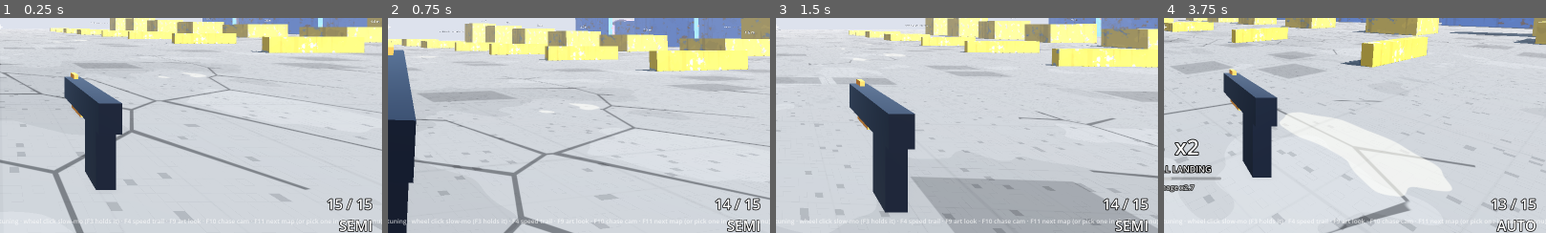
Above: before the commit, frames 1-4 (left to right).
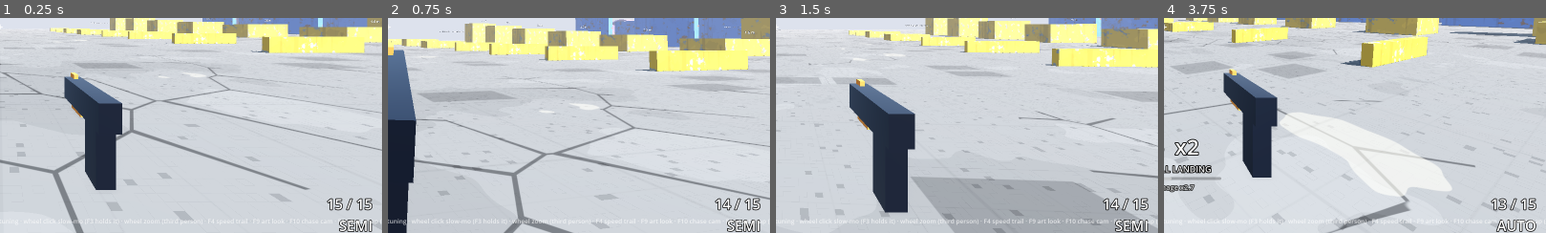
Above: after the commit, the same moments.

Repository: daxtinenichols/trickshot
Game: Godot game, scene res://levels/sandbox.tscn
The game is run twice, just before and just after one commit, with the same random seed, the same clock (stepped at 60 frames per second) and the same inputs.
Inputs (mouse positions are % of the whole screen's width and height, from its top left):
- Up to frame 1 (0.25 s): no input
- Up to frame 2 (0.75 s): tap Enter at 0.5 s; move the mouse to (55, 50) at 0.52 s; hold W (move_forward) from 0.53 s (still down); hold Right mouse button (aim) from 0.53 s (still down); click (55, 50) at 0.67 s
- Up to frame 3 (1.5 s): keep holding W (move_forward); tap Space (jump) at 0.77 s; move the mouse to (45, 50) at 1.27 s; release Right mouse button (aim) at 1.28 s; tap Shift (boost) at 1.35 s
- Up to frame 4 (3.75 s): keep holding W (move_forward); tap Space (jump) at 1.52, 3.02 s; move the mouse to (52, 48) at 2.02 s; hold Ctrl (crouch) 2.03-2.78 s; move the mouse to (49, 52) at 2.77 s; click (49, 52) at 2.85 s; move the mouse to (57, 51) at 3.52 s; tap B (fire_mode) at 3.6 s
The pictures show only the part of the screen within x 50-100%, y 48-98%; the shares and areas given below are measured in that part.

The runs differ from the first frame. In frame 1, 0.1% of the frame differs, in the area x 34-100%, y 93-96%; in frame 2, 0.1%; in frame 3, 0.4%, in the area x 33-100%, y 93-96%; in frame 4, 0.2%.

Commit message:
Mention wheel zoom in the help line
Co-Authored-By: Claude Opus 5.5 (1M context) <noreply@anthropic.com>
Claude-Session: https://claude.ai/code/session_011hg9Kk5Vd2Ayb5Vtmyg1qs

Diff:
--- a/ui/debug_hud.gd
+++ b/ui/debug_hud.gd
@@ -53,7 +53,7 @@
 	&"boost": "BOOST",
 }
 
-const HELP := "Esc: maps, moves list, settings and controls  …(87 unchanged characters)… g · wheel click slow-mo (F3 holds it) · F4 speed trail · F9 art look · F10 chase …(67 unchanged characters)…
+const HELP := "Esc: maps, moves list, settings and controls  …(87 unchanged characters)… g · wheel click slow-mo (F3 holds it) · wheel zoom (third person) · F4 speed trail · F9 art look · F10 chase …(67 unchanged characters)…
 
 var player: Player
 
